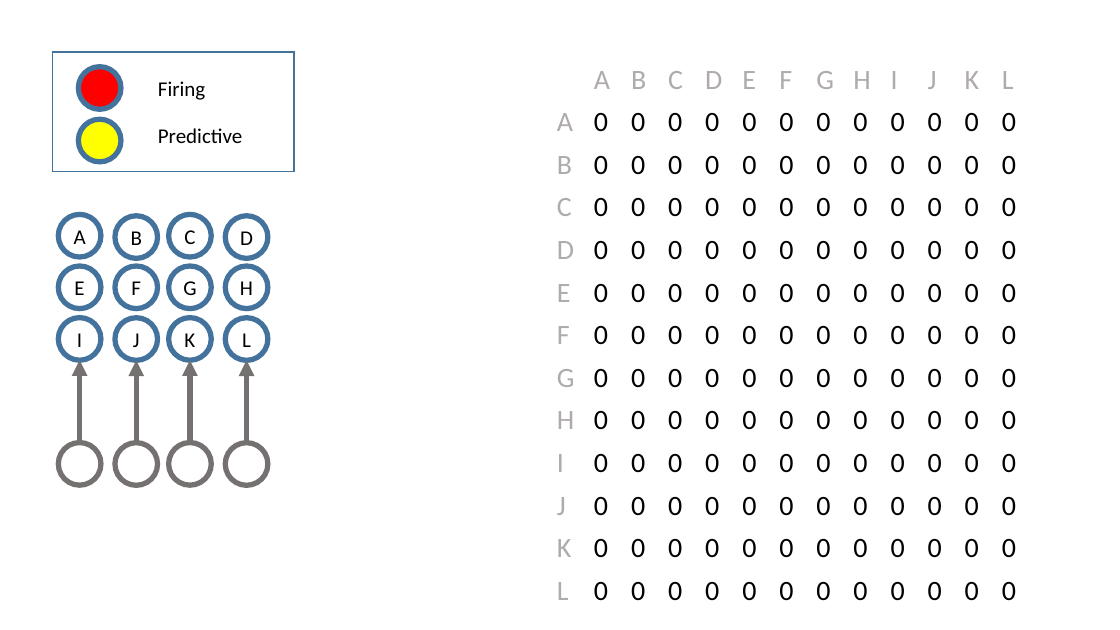
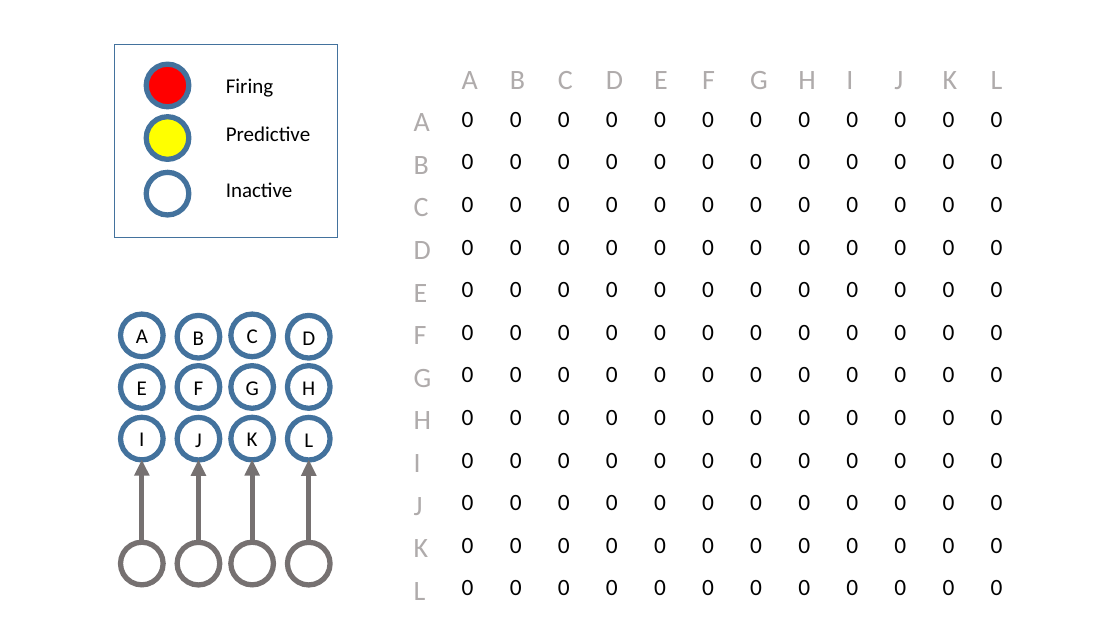
Before and after one commit to danck/hsem, a slide deck: slide 16 of Vortrag/hsem.pptx (slide 15 before the commit). Drawn at 1120x630 pixels with LibreOffice and Linux fonts; fonts in the diff are those of the drawing. Boxes give left, top, right and bottom in pixels: in the first picture for what was removed or moved away, otherwise in the second. Text is boxed around its words. In the diff, an @@ line names an element or a change of style, - is before the commit and + after.

```diff
--- a/Vortrag/hsem.pptx
+++ b/Vortrag/hsem.pptx
@@ rectangle: place and size @@
-rectangle at bbox=[53, 52, 294, 172]
+rectangle at bbox=[114, 45, 338, 238]
@@ table at bbox=[405, 58, 1028, 604] @@
@@ size 24 to 20 pt in "0", "0", "0", "0" and 140 more places @@
@@ table: place and size @@
-table at bbox=[549, 58, 1029, 605]
+table at bbox=[405, 58, 1028, 604]
@@ 2 texts, 2 ellipses: place and size @@
-2 texts, 2 ellipses at bbox=[78, 66, 242, 162]
+2 texts, 2 ellipses at bbox=[146, 64, 310, 160]
@@ ellipse added at bbox=[146, 172, 189, 215], outline #43739E 4.5 pt @@
@@ text added at bbox=[226, 182, 293, 197], 18 pt, text #000000 @@
+Inactive
@@ 16 ellipses, 4 arrows: place and size @@
-16 ellipses, 4 arrows at bbox=[58, 214, 268, 486]
+16 ellipses, 4 arrows at bbox=[120, 314, 330, 586]
```
Also in this commit, not shown: 1 other slide changed, 10 slides added, 1 slide removed.
